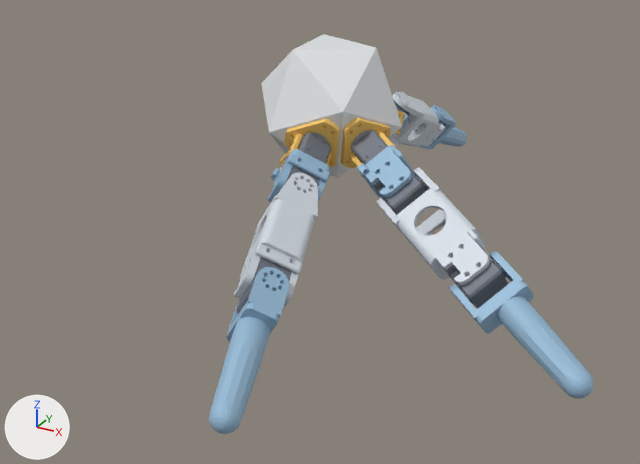
One commit to the glTF model models/g0_444_0_fab.glb: the scene before it, then after it.
Before and after are seen from a 50 mm lens placed at (0.424, -0.796, 0.405), pointed at (0.03, -0.079, 0.047). Arrows for +X, +Y and +Z are at lower left; the lights stay in place. The first picture is the older version.

Names of what the first picture shows: 'geom_0', 'geom_12', 'geom_14', 'geom_16', 'geom_17', 'geom_18', 'geom_19', 'geom_20', 'geom_21', 'geom_3', 'geom_5', 'geom_9' and 8 more.
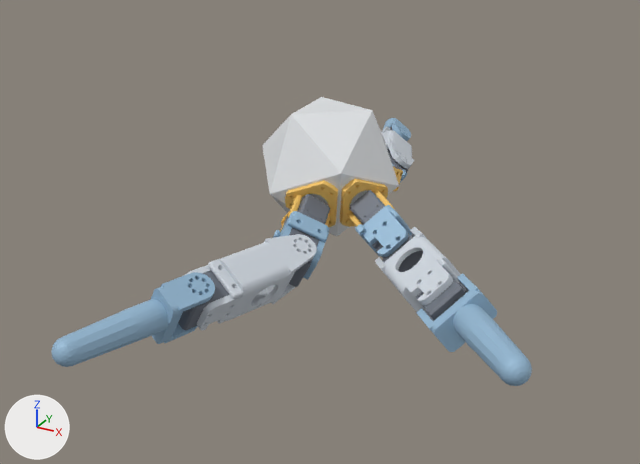
Not drawn themselves, but carrying or shaping drawn objects: ob_body, ob_leg_0, ob_seg_0_1, ob_seg_0_2, ob_leg_1, ob_seg_1_1, ob_seg_1_2, ob_leg_2, ob_seg_2_1, ob_seg_2_2.

Pixel boxes [x1, y1, x2, y2] of what changed, in the pictures (640 x 464 px):
'geom_0', moved, turned
    before: [261, 34, 402, 178]
    after: [262, 97, 399, 236]
'geom_16', moved, turned
    before: [209, 267, 289, 434]
    after: [51, 272, 215, 367]
'geom_21', moved, turned
    before: [449, 251, 594, 399]
    after: [416, 273, 532, 386]
'geom_14', moved, turned
    before: [234, 173, 318, 309]
    after: [185, 234, 317, 330]
'geom_19', moved, turned
    before: [376, 167, 490, 286]
    after: [375, 226, 462, 312]
'geom_17', moved, turned
    before: [357, 145, 415, 201]
    after: [355, 205, 412, 257]
'geom_9', moved, turned
    before: [389, 92, 445, 147]
    after: [381, 127, 415, 169]
'geom_12', moved, turned
    before: [267, 149, 330, 202]
    after: [273, 211, 329, 280]
'geom_3', moved, turned
    before: [280, 118, 340, 169]
    after: [280, 180, 338, 232]
'geom_5', moved, turned
    before: [340, 117, 396, 168]
    after: [340, 178, 395, 227]
'geom_20', moved, turned
    before: [442, 259, 508, 309]
    after: [416, 279, 468, 321]
'geom_6', moved, turned
    before: [351, 130, 388, 165]
    after: [349, 190, 385, 225]
'geom_18', moved, turned
    before: [371, 174, 428, 215]
    after: [372, 233, 423, 272]
'geom_4', moved, turned
    before: [280, 133, 331, 170]
    after: [280, 194, 330, 233]
'geom_15', moved, turned
    before: [236, 257, 292, 314]
    after: [178, 270, 229, 330]
'geom_11', moved, turned
    before: [419, 105, 467, 150]
    after: [383, 118, 411, 141]
'geom_13', moved, turned (mostly hidden before)
    before: [286, 166, 320, 187]
    after: [289, 227, 319, 287]
'geom_1', moved, turned (mostly hidden)
    before: [394, 109, 405, 135]
    after: [393, 167, 403, 191]
'geom_8', moved, turned (mostly hidden)
    before: [393, 99, 410, 116]
    after: [389, 153, 408, 173]
'geom_7', moved, turned (mostly hidden)
    before: [390, 108, 409, 137]
    after: [392, 163, 407, 182]
'geom_10', moved, turned (mostly hidden)
    before: [409, 120, 446, 132]
    after: [387, 127, 394, 154]

Diff of the bpy script that builds the scene:
```diff
--- a/models/g0_444_0_fab.glb.py
+++ b/models/g0_444_0_fab.glb.py
@@ ob_body @@
 ob_body.parent = ob_mujoco_world_zup_to_yup
-ob_body.location = (-0.000862, -0.155, -0.000213)
-ob_body.rotation_euler = (-0.633, 0.213, 0.636)  # degrees (-36, 12, 36)
+ob_body.location = (-0.00218, -0.088, 0.000386)
+ob_body.rotation_euler = (-0.652, 0.232, 0.593)  # degrees (-37, 13, 34)
@@ ob_leg_0 @@
 ob_leg_0.parent = ob_mujoco_world_zup_to_yup
-ob_leg_0.location = (-0.000417, -0.134, 0.0597)
-ob_leg_0.rotation_euler = (-1.36, 0.269, 2.228)  # degrees (-78, 15, 128)
+ob_leg_0.location = (-0.000639, -0.0652, 0.0597)
+ob_leg_0.rotation_euler = (-1.334, 0.284, 2.214)  # degrees (-76, 16, 127)
@@ ob_seg_0_1 @@
 ob_seg_0_1.parent = ob_mujoco_world_zup_to_yup
-ob_seg_0_1.location = (0.000195, -0.104, 0.144)
-ob_seg_0_1.rotation_euler = (-1.323, 0.269, 2.228)  # degrees (-76, 15, 128)
+ob_seg_0_1.location = (0.00151, -0.0333, 0.143)
+ob_seg_0_1.rotation_euler = (-1.879, 0.284, 2.214)  # degrees (-108, 16, 127)
@@ ob_seg_0_2 @@
 ob_seg_0_2.parent = ob_mujoco_world_zup_to_yup
-ob_seg_0_2.location = (0.0046, -0.0615, 0.256)
-ob_seg_0_2.rotation_euler = (-1.304, 0.269, 2.228)  # degrees (-75, 15, 128)
+ob_seg_0_2.location = (-0.0468, -0.0295, 0.253)
+ob_seg_0_2.rotation_euler = (-1.83, 0.284, 2.214)  # degrees (-105, 16, 127)
@@ ob_leg_1 @@
 ob_leg_1.parent = ob_mujoco_world_zup_to_yup
-ob_leg_1.location = (0.0146, -0.134, -0.0581)
-ob_leg_1.rotation_euler = (1.97, 0.151, -0.972)  # degrees (113, 8.7, -56)
+ob_leg_1.location = (0.0138, -0.0689, -0.0581)
+ob_leg_1.rotation_euler = (1.948, 0.143, -1.042)  # degrees (112, 8.2, -60)
@@ ob_seg_1_1 @@
 ob_seg_1_1.parent = ob_mujoco_world_zup_to_yup
-ob_seg_1_1.location = (0.0362, -0.104, -0.139)
-ob_seg_1_1.rotation_euler = (2.008, 0.151, -0.972)  # degrees (115, 8.7, -56)
+ob_seg_1_1.location = (0.0362, -0.0422, -0.14)
+ob_seg_1_1.rotation_euler = (1.31, 0.143, -1.042)  # degrees (75, 8.2, -60)
@@ ob_seg_1_2 @@
 ob_seg_1_2.parent = ob_mujoco_world_zup_to_yup
-ob_seg_1_2.location = (0.0689, -0.0618, -0.247)
-ob_seg_1_2.rotation_euler = (2.013, 0.151, -0.972)  # degrees (115, 8.7, -56)
+ob_seg_1_2.location = (0.00116, -0.0436, -0.255)
+ob_seg_1_2.rotation_euler = (1.32, 0.143, -1.042)  # degrees (76, 8.2, -60)
@@ ob_leg_2 @@
 ob_leg_2.parent = ob_mujoco_world_zup_to_yup
-ob_leg_2.location = (0.0507, -0.134, -0.0307)
-ob_leg_2.rotation_euler = (2.527, -0.591, -0.802)  # degrees (145, -34, -46)
+ob_leg_2.location = (0.05, -0.0694, -0.0308)
+ob_leg_2.rotation_euler = (2.508, -0.594, -0.839)  # degrees (144, -34, -48)
@@ ob_seg_2_1 @@
 ob_seg_2_1.parent = ob_mujoco_world_zup_to_yup
-ob_seg_2_1.location = (0.123, -0.104, -0.0733)
-ob_seg_2_1.rotation_euler = (2.537, -0.591, -0.802)  # degrees (145, -34, -46)
+ob_seg_2_1.location = (0.123, -0.0434, -0.0745)
+ob_seg_2_1.rotation_euler = (2.051, -0.594, -0.839)  # degrees (118, -34, -48)
@@ ob_seg_2_2 @@
 ob_seg_2_2.parent = ob_mujoco_world_zup_to_yup
-ob_seg_2_2.location = (0.22, -0.0623, -0.13)
-ob_seg_2_2.rotation_euler = (2.54, -0.591, -0.802)  # degrees (146, -34, -46)
+ob_seg_2_2.location = (0.204, -0.0507, -0.163)
+ob_seg_2_2.rotation_euler = (2.036, -0.594, -0.839)  # degrees (117, -34, -48)
```
